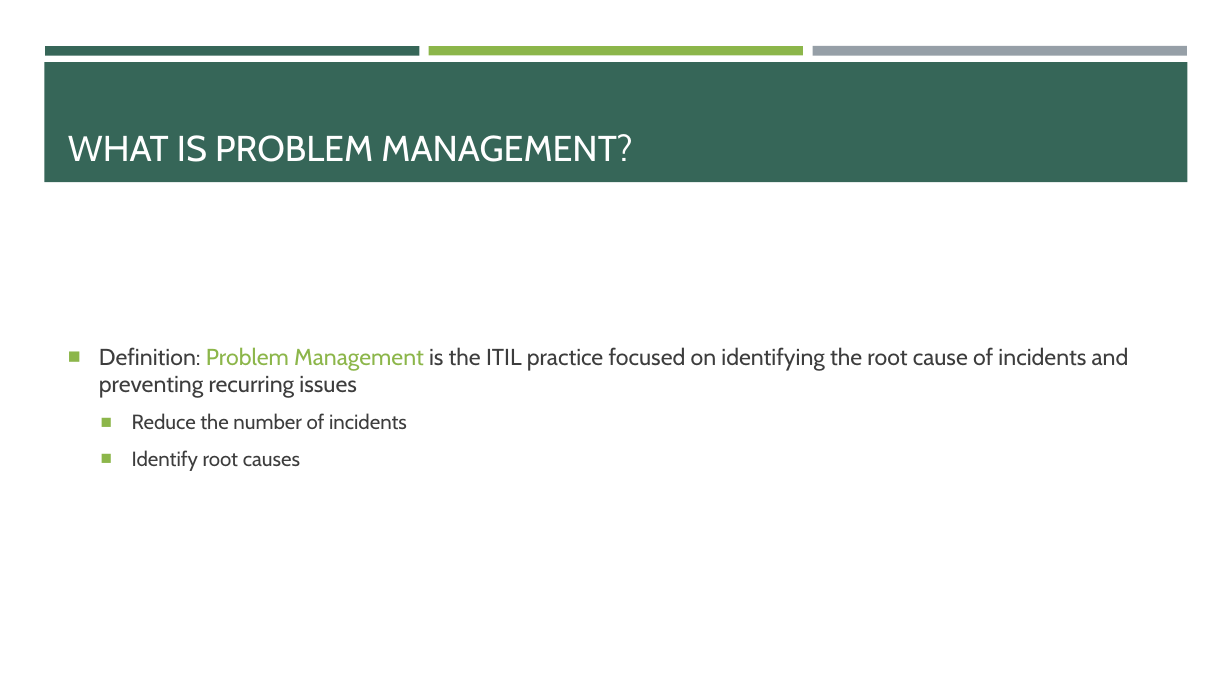
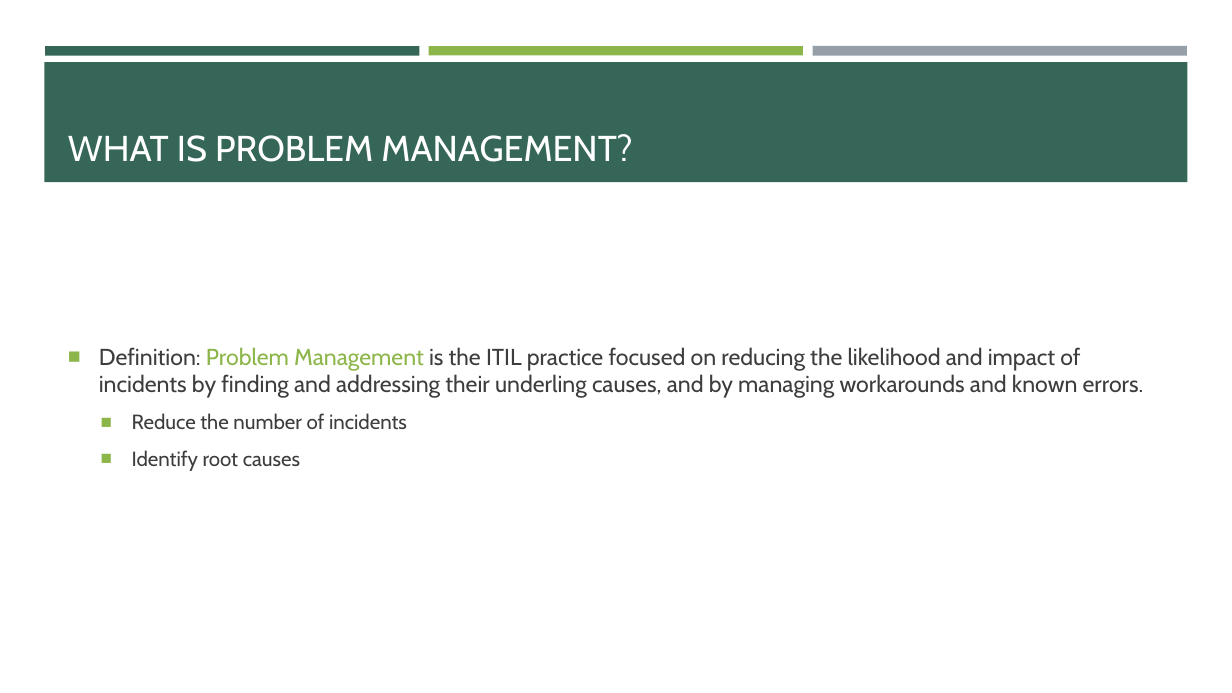
Before and after one commit to e-m-wilson/SNOW, a slide deck: slide 14 of Week_3/Incident_Problem_Management.pptx. Drawn at 1232x693 pixels with LibreOffice and Linux fonts; fonts in the diff are those of the drawing. Boxes give left, top, right and bottom in pixels: in the first picture for what was removed or moved away, otherwise in the second. Text is boxed around its words. In the diff, an @@ line names an element or a change of style, - is before the commit and + after.

Commit message:
update

```diff
--- a/Week_3/Incident_Problem_Management.pptx
+++ b/Week_3/Incident_Problem_Management.pptx
@@ text at (99, 347, 1144, 398): text changed @@
-■ Definition: Problem Management is the ITIL practice focused on identifying the root cause of incidents and preventing recurring issues
+■ Definition: Problem Management is the ITIL practice focused on reducing the likelihood and impact of incidents by finding and addressing their underling causes, and by managing workarounds and known errors.
```
Also in this commit, not shown: 22 slides added.
